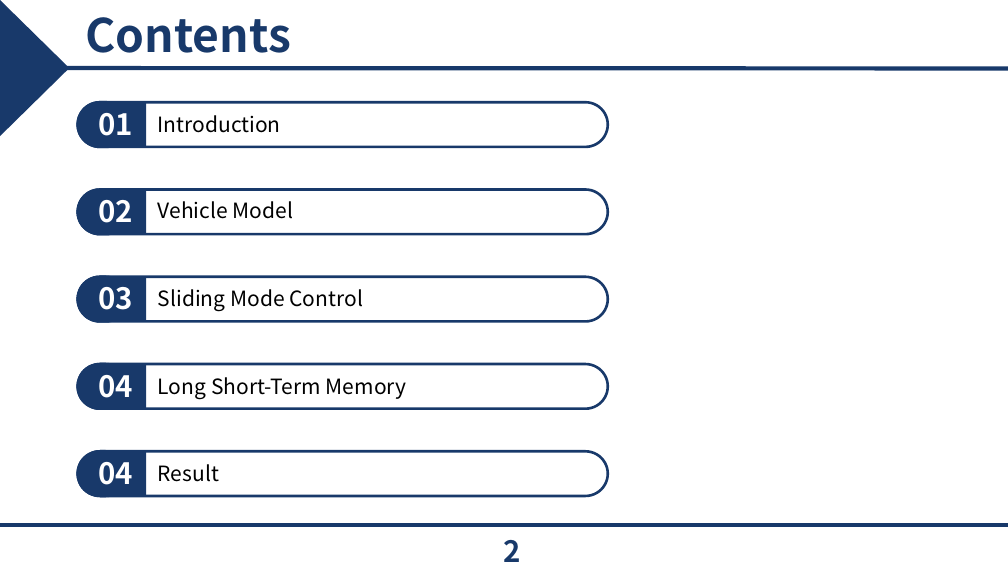
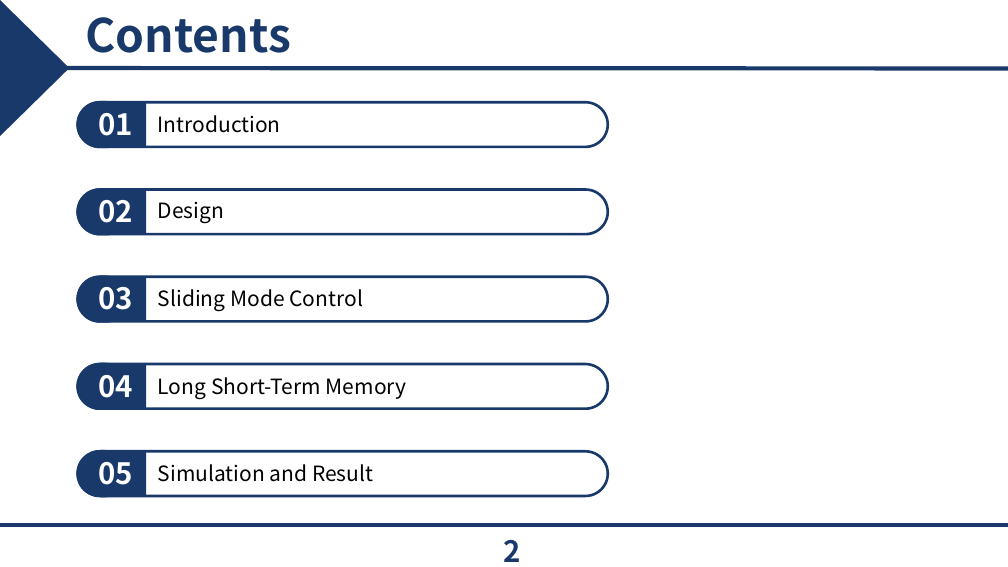
Before and after one commit to epoxx-arch/Torque_vectoringthesis, a slide deck: slide 2 of 졸업 논문/JCCI 발표.pptx. Drawn at 1008x567 pixels with LibreOffice and Linux fonts; fonts in the diff are those of the drawing; background and template pictures are left out. Boxes give left, top, right and bottom in pixels: in the first picture for what was removed or moved away, otherwise in the second. Text is boxed around its words. In the diff, an @@ line names an element or a change of style, - is before the commit and + after.

```diff
--- a/졸업 논문/JCCI 발표.pptx
+++ b/졸업 논문/JCCI 발표.pptx
@@ text at (x1=158, y1=202, x2=224, y2=224): text changed @@
-Vehicle Model
+Design
@@ text at (x1=98, y1=462, x2=133, y2=485): text changed @@
-04
+05
@@ text at (x1=158, y1=464, x2=373, y2=482): text changed @@
-Result
+Simulation and Result
```
Also in this commit, not shown: 10 other slides changed, 7 slides added, 5 slides removed, 27 other files.
